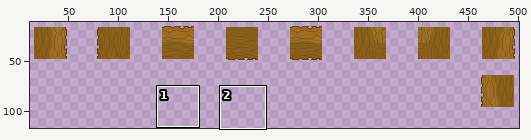
Two states of a pixel-art file, assets/sprites/environment/tree-tiles.aseprite. Above, an overview of the earlier version with the close-up marked.
Close-up. As it was:
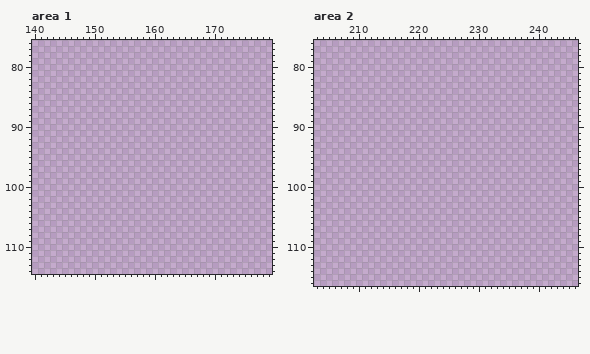
500x500 pixels, 1 frame. Shown: area 1: x 140..179, y 76..114; area 2: x 203..246, y 76..116. The old version is drawn lined up with the new one, on the new canvas. The wide view leaves out empty margins. The commit also changed other parts of the picture, which this record leaves out.
After the commit:
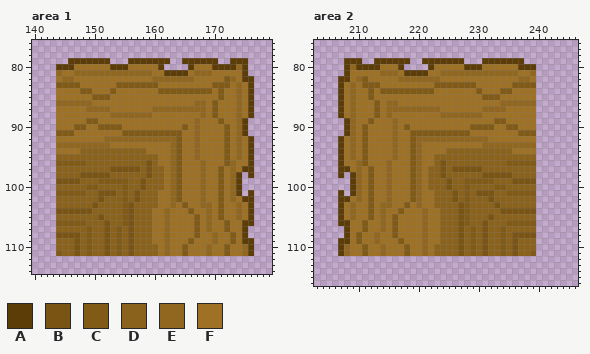
Palette (. is transparent): A #5c3d07  B #7a5413  C #815a16  D #8b621c  E #916720  F #9e7124
The edit:
canvas 500x500 -> 512x512
--- area 1
@@ x 140..179 @@
  78 ........................................
- 79 ........................................
- 80 ........................................
- 81 ........................................
- 82 ........................................
- 83 ........................................
- 84 ........................................
- 85 ........................................
- 86 ........................................
- 87 ........................................
- 88 ........................................
- 89 ........................................
- 90 ........................................
- 91 ........................................
- 92 ........................................
- 93 ........................................
- 94 ........................................
- 95 ........................................
- 96 ........................................
- 97 ........................................
- 98 ........................................
- 99 ........................................
-100 ........................................
-101 ........................................
-102 ........................................
-103 ........................................
-104 ........................................
-105 ........................................
-106 ........................................
-107 ........................................
-108 ........................................
-109 ........................................
-110 ........................................
-111 ........................................
+ 79 ......AAAAAAA...AAAAAAA..AAAAAA..AAA....
+ 80 ....AAAFFFFFFAAAFFFFFA....AFFFAAAAEA....
+ 81 ....EFFEEEEEEEEEEEEEFFAAAAFEEEFFFFFA....
+ 82 ....FEEFFFFFFFFFFFFFEEEEEEEFFFFFCEFAA...
+ 83 ....CCCCFFFFFFCCCCCCCFFFFFFFFFCCCFEFA...
+ 84 ....FFFFCCFFFCFFFFFFFCCCCCCCCCFCFFEFA...
+ 85 ....FFFFFFCCCFFFFFFFFFFFFFFFFFFCFFEFA...
+ 86 ....EEEEEEFFFFFFFFFFFFFFFFFEEFCFFFEFA...
+ 87 ....FFFFFEEEEFFFFFFFEEEEEEEEEFCFFFEFA...
+ 88 ....FFFFFFFFFEEEEEEEFFFFFFFFEFCFFFEFA...
+ 89 ....FFFFFCCFFFFFFFFFFFFFFFFEFFFCFFEA....
+ 90 ....FFFCCFFCCCCFFFFFFFFFFCFEFFFFCFEA....
+ 91 ....CCCFFFFFFFFCCCCCCCCCCFFEFFFFCFEA....
+ 92 ....FFFFFFFFEEEEEEEEEEEECFFEFFFFCFEFA...
+ 93 ....EEEEEEEEEFFFFFFFFFFECFFEFFFFCFEFA...
+ 94 ....FFFFDDDDDDDDDDDFFFFECFFEFFFFCFEFA...
+ 95 ....DDDDDDDDDDDDDDDDDFFECFFEFFFFCFEFA...
+ 96 ....CCCCCDDDDDDDDDDBDFFECFFFEFFFCEFFA...
+ 97 ....DDDDDDDDDBBBBBDBDDFECFFFEFFCFEFAA...
+ 98 ....DDDDBBBBBDDDDDDBDDFECFFFEFFCFEA.A...
+ 99 ....BBBBDDDCCCCCDDBDDDFECFFFEFFCFEA.....
+100 ....DDDDDCCDDDDCDDBDDDFECFFFEFFCFEA.....
+101 ....CCCCCDDBBBDCDBDDDFFECFFFEFFCFEA.A...
+102 ....DDDDDDDBDDDCDBDDDFFECFFFEFFCFEFAA...
+103 ....DDDDDDBDDDDCBDDDDFFEFCFFEEFCFFEFA...
+104 ....BBBBBBDDDDDCBDDDFFEFFFCFFEFCFFEFA...
+105 ....DDDDDDDBDDDCBDDDFFEFFFFCFEFCFFEFA...
+106 ....CCCCCDDDBDDCBDDDFFEFFFFCFEFFCFFAA...
+107 ....DDDDDCDDBDCDBDDDFFEFFFFCFEFFCFFA....
+108 ....BBBBDCDDBDCDBDDDFFEFFFFCFFEFFCFA....
+109 ....DDDBDCDDBDCDBDDDFFEFFFCFFFEFFCFAA...
+110 ....DDDBDCDDBDCDBDDDDFEFFCFFFEFFCFFEA...
+111 ....CDDBDCDDBDCDBDDDDFEFFCFFFEFFCFFEA...
 112 ........................................
--- area 2
@@ x 203..246 @@
  78 ............................................
- 79 ............................................
- 80 ............................................
- 81 ............................................
- 82 ............................................
- 83 ............................................
- 84 ............................................
- 85 ............................................
- 86 ............................................
- 87 ............................................
- 88 ............................................
- 89 ............................................
- 90 ............................................
- 91 ............................................
- 92 ............................................
- 93 ............................................
- 94 ............................................
- 95 ............................................
- 96 ............................................
- 97 ............................................
- 98 ............................................
- 99 ............................................
-100 ............................................
-101 ............................................
-102 ............................................
-103 ............................................
-104 ............................................
-105 ............................................
-106 ............................................
-107 ............................................
-108 ............................................
-109 ............................................
-110 ............................................
-111 ............................................
+ 79 .....AAA..AAAAAA..AAAAAAA...AAAAAAA.........
+ 80 .....AEAAAAFFFA....AFFFFFAAAFFFFFFAAA.......
+ 81 .....AFFFFFEEEFAAAAFFEEEEEEEEEEEEEFFE.......
+ 82 ....AAFECFFFFFEEEEEEEFFFFFFFFFFFFFEEF.......
+ 83 ....AFEFCCCFFFFFFFFFCCCCCCCFFFFFFCCCC.......
+ 84 ....AFEFFCFCCCCCCCCCFFFFFFFCFFFCCFFFF.......
+ 85 ....AFEFFCFFFFFFFFFFFFFFFFFFCCCFFFFFF.......
+ 86 ....AFEFFFCFEEFFFFFFFFFFFFFFFFFEEEEEE.......
+ 87 ....AFEFFFCFEEEEEEEEEFFFFFFFEEEEFFFFF.......
+ 88 ....AFEFFFCFEFFFFFFFFEEEEEEEFFFFFFFFF.......
+ 89 .....AEFFCFFFEFFFFFFFFFFFFFFFFCCFFFFF.......
+ 90 .....AEFCFFFFEFCFFFFFFFFFFCCCCFFCCFFF.......
+ 91 .....AEFCFFFFEFFCCCCCCCCCCFFFFFFFFCCC.......
+ 92 ....AFEFCFFFFEFFCEEEEEEEEEEEEFFFFFFFF.......
+ 93 ....AFEFCFFFFEFFCEFFFFFFFFFFEEEEEEEEE.......
+ 94 ....AFEFCFFFFEFFCEFFFFDDDDDDDDDDDFFFF.......
+ 95 ....AFEFCFFFFEFFCEFFDDDDDDDDDDDDDDDDD.......
+ 96 ....AFFECFFFEFFFCEFFDBDDDDDDDDDDCCCCC.......
+ 97 ....AAFEFCFFEFFFCEFDDBDBBBBBDDDDDDDDD.......
+ 98 ....A.AEFCFFEFFFCEFDDBDDDDDDBBBBBDDDD.......
+ 99 ......AEFCFFEFFFCEFDDDBDDCCCCCDDDBBBB.......
+100 ......AEFCFFEFFFCEFDDDBDDCDDDDCCDDDDD.......
+101 ....A.AEFCFFEFFFCEFFDDDBDCDBBBDDCCCCC.......
+102 ....AAFEFCFFEFFFCEFFDDDBDCDDDBDDDDDDD.......
+103 ....AFEFFCFEEFFCFEFFDDDDBCDDDDBDDDDDD.......
+104 ....AFEFFCFEFFCFFFEFFDDDBCDDDDDBBBBBB.......
+105 ....AFEFFCFEFCFFFFEFFDDDBCDDDBDDDDDDD.......
+106 ....AAFFCFFEFCFFFFEFFDDDBCDDBDDDCCCCC.......
+107 .....AFFCFFEFCFFFFEFFDDDBDCDBDDCDDDDD.......
+108 .....AFCFFEFFCFFFFEFFDDDBDCDBDDCDBBBB.......
+109 ....AAFCFFEFFFCFFFEFFDDDBDCDBDDCDBDDD.......
+110 ....AEFFCFFEFFFCFFEFDDDDBDCDBDDCDBDDD.......
+111 ....AEFFCFFEFFFCFFEFDDDDBDCDBDDCDBDDC.......
 112 ............................................
Where, in picture pixels (left, top, right, bottom), the same in both close-ups:
added: (56, 58, 254, 256)
added: (338, 58, 536, 256)
